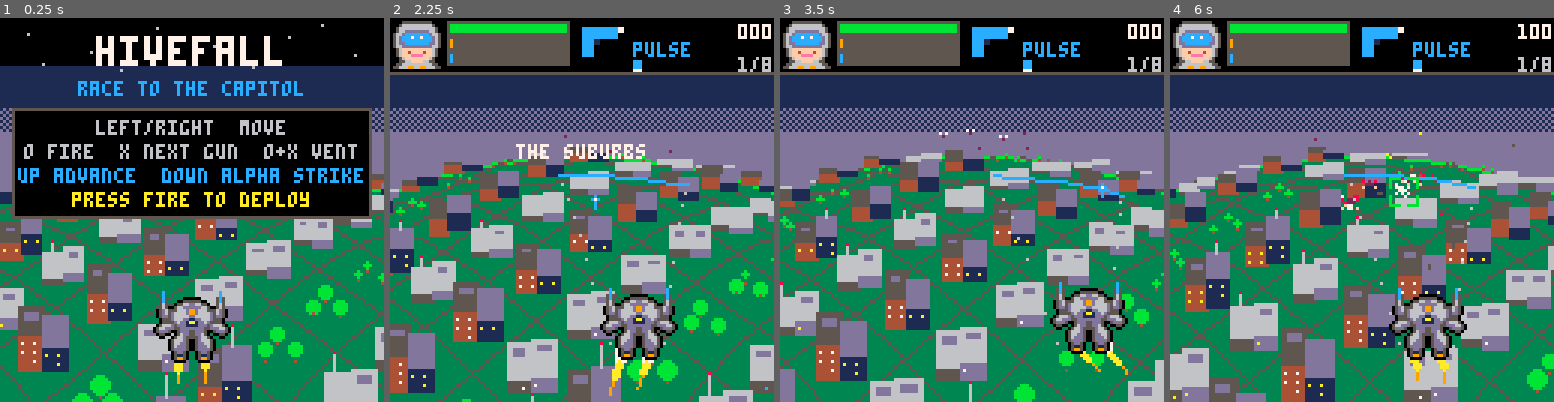
Above: before the commit, frames 1-4 (left to right).
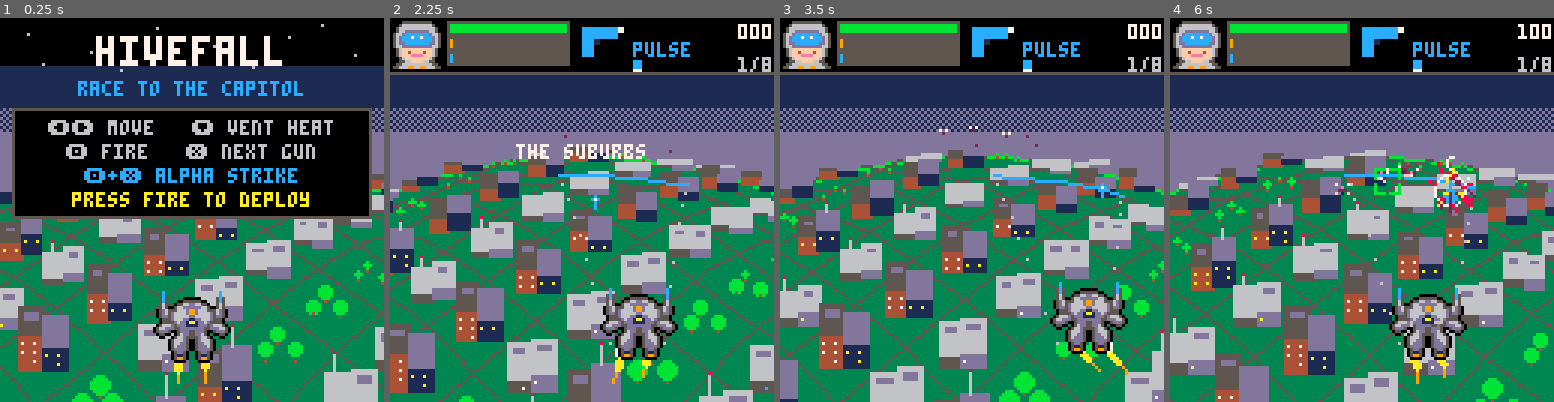
Above: after the commit, the same moments.

Repository: drachis/carts
Game: PICO-8 cartridge proj/hivefall/hivefall.p8
Same seed, same stepped clock (60 frames per second), same inputs: the game is played once before the commit and once after it.
Inputs:
- Up to frame 1 (0.25 s): no input
- Up to frame 2 (2.25 s): tap X (X key) at 0.33, 1.07, 1.85 s; tap O (Z key) at 0.7, 1.7, 2.1 s; hold Right 1.6-2.1 s; hold Up from 2.15 s (still down)
- Up to frame 3 (3.5 s): release Up at 2.42 s; hold Right 2.47-3.03 s; tap O (Z key) at 2.5, 2.9, 3.3 s; tap X (X key) at 2.97 s; hold Left from 3.08 s (still down)
- Up to frame 4 (6 s): release Left at 3.58 s; hold Down 3.63-3.97 s; tap O (Z key) every 0.4 s from 3.7 to 5.7 s; hold Right 4.02-4.68 s; tap X (X key) at 4.08, 5.2 s; hold Up 4.73-5.03 s; hold Left 5.08-5.68 s; hold Down from 5.73 s (still down)

The runs differ from the first frame. In frame 1, 4.3% of the frame differs, in the area x 4-95%, y 26-43%; in frame 2, 2.4%; in frame 3, 24%; in frame 4, 39%, in the area x 0-100%, y 29-100%.

Commit message:
hivefall: o+x is the alpha strike, down vents, up is free; the title and the alpha prompt use the button glyphs
Co-Authored-By: Claude Opus 5.5 <noreply@anthropic.com>

Diff:
--- a/proj/hivefall/main.lua
+++ b/proj/hivefall/main.lua
@@ -220,7 +220,7 @@
  if bark_wait>0 then
   print(bark_text,1,21,7)
  elseif ready then
-  print("down: alpha strike!",1,21,blink and 7 or 12)
+  print("\142+\151 alpha strike!",1,21,blink and 7 or 12)
  end
  if boss and boss.hp>0 then
   -- grey while its armour holds, red once it is down to flesh
@@ -269,9 +269,10 @@
   -- the hints sit high, over the far city, so the mech is in the clear
   rectfill(4,30,123,66,0)
   rect(4,30,123,66,5)
-  centred("left/right  move",34,6)
-  centred("o fire  x next gun  o+x vent",42,6)
-  centred("up advance  down alpha strike",50,12)
+  -- pico-8's button glyphs: 139 left, 145 right, 131 down, 142 o, 151 x
+  print("\139\145 move   \131 vent heat",16,34,6)
+  print("\142 fire   \151 next gun",22,42,6)
+  print("\142+\151 alpha strike",28,50,12)
   if tick%60<40 then centred("press fire to deploy",58,10) end
  else
   rectfill(20,44,107,84,0)
--- a/proj/hivefall/mech.lua
+++ b/proj/hivefall/mech.lua
@@ -19,7 +19,8 @@
  end
 
  find_target()
- -- a tap of x is the next gun; x held along with fire vents heat
+ -- a tap of x is the next gun; x held along with fire is the alpha
+ -- strike, when it is charged; down vents heat
  if btn(5) then
   x_held=min(x_held+1,99)
  else
@@ -33,7 +34,10 @@
   end
   x_held=0
  end
- local venting=btn(4) and x_held>vent_delay
+ if btn(4) and x_held>vent_delay and charge>=alpha_cost then
+  start_alpha()
+ end
+ local venting=btn(3)
  if venting then
   player.heat=max(player.heat-vent_rate)
   if tick%6==0 then
@@ -42,9 +46,8 @@
    sfx(snd_vent)
   end
  end
- if btnp(3) and charge>=alpha_cost then start_alpha() end
- -- up pushes forward: everything on the hill closes faster
- boost=btn(2) and boost_speed or 0
+ -- up does nothing for now: boosting forward only made the game harder,
+ -- and its new job is not decided. `boost` stays 0.
  -- fire has to be let go once after a refit before the guns answer
  if not btn(4) then safety=false end
 
--- a/proj/hivefall/tests/test_boot.lua
+++ b/proj/hivefall/tests/test_boot.lua
@@ -25,9 +25,10 @@
   held[n\40%2]=true
   held[4]=n%30<20
   held[5]=n%50==0
-  held[2]=n%90<20
-  if n%120<16 then held[4],held[5]=true,true end
+  held[3]=n%120>100
  end
+ -- fire and x held together set off the alpha strike
+ if n>=230 and n<246 then held[4],held[5]=true,true end
  if n==150 then open_shop() end
  if n==200 then
   state="play"
@@ -36,7 +37,6 @@
  if n==230 then
   boss.z=2.5
   charge=alpha_cost
-  held[3]=true
   add(drops,{x=player.x,z=1.2,kind="cool",colour=12})
   add(drops,{x=0,z=3,kind="flak",colour=9,weapon=weapon_specs.flak})
  end
--- a/proj/hivefall/tests/test_feel.lua
+++ b/proj/hivefall/tests/test_feel.lua
@@ -80,9 +80,10 @@
 
  local weapon=weapon_specs[player.weapon]
  held[4]=not safety and player.heat+weapon.heat<max_heat
- held[3]=charge>=alpha_cost
  held[5]=n%10==0 and (weapon.wait>20
   or nearest and not player.target and n%40==0)
+ -- fire and x held together set off the alpha strike
+ if charge>=alpha_cost then held[4],held[5]=true,true end
 end
 
 function bot_frame()
--- a/proj/hivefall/tests/test_weapons.lua
+++ b/proj/hivefall/tests/test_weapons.lua
@@ -71,9 +71,10 @@
 
  if staged then
   held[1]=true
-  if n==staged+70 then
+  -- fire and x held together set off the alpha strike
+  if n>=staged+56 and n<=staged+72 then
    charge=alpha_cost
-   held[3]=true
+   held[5]=true
   end
  elseif victim.hp<=0 then
   printh(weapon_specs[weapon_index].name.." kills "
